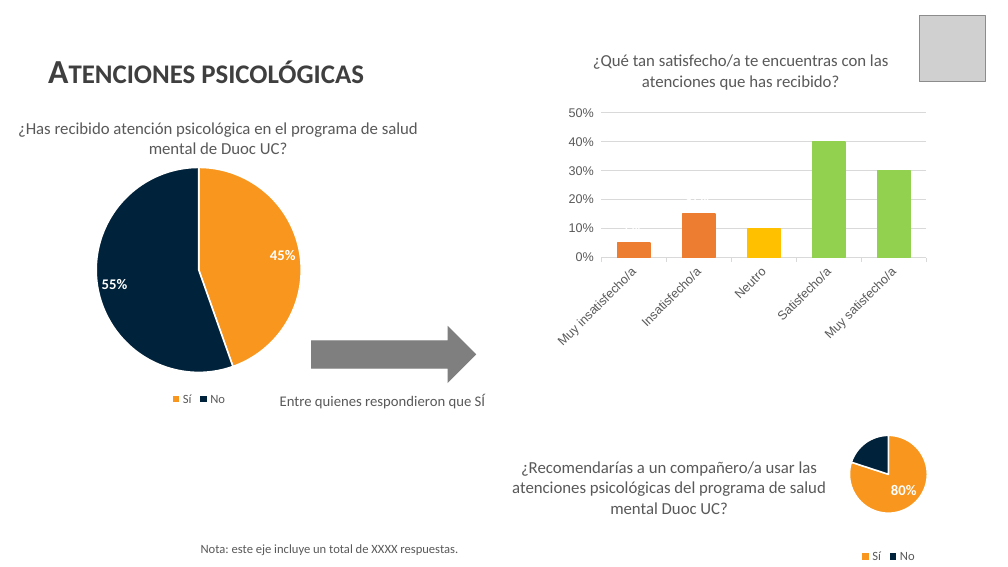
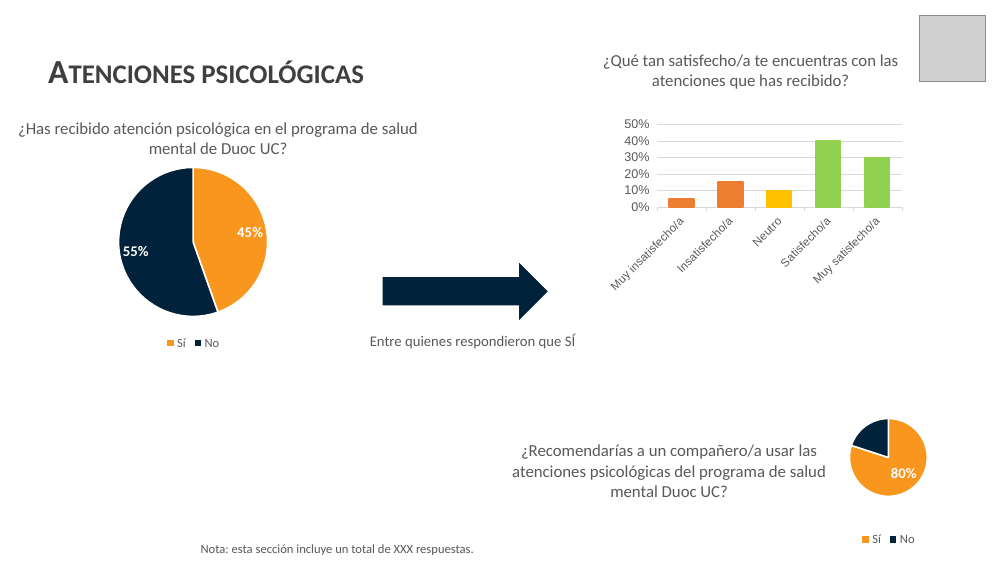
Before and after one commit to SebaValenzuela/RBDUOC2025, a slide deck: slide 64 of reports/templates/template-prueba.pptx. Drawn at 1008x567 pixels with LibreOffice and Linux fonts; fonts in the diff are those of the drawing; grey boxes stand for pictures; background and template pictures are left out. Boxes give left, top, right and bottom in pixels: in the first picture for what was removed or moved away, otherwise in the second. Text is boxed around its words. In the diff, an @@ line names an element or a change of style, - is before the commit and + after.

```diff
--- a/reports/templates/template-prueba.pptx
+++ b/reports/templates/template-prueba.pptx
@@ text "¿Qué tan satisfecho/a te encuentras ...": place and size @@
-text "¿Qué tan satisfecho/a te encuentras ..." at (593, 54, 888, 90)
+text "¿Qué tan satisfecho/a te encuentras ..." at (603, 54, 898, 89)
@@ column chart at (602, 114, 909, 296) @@
@@ data labels of Series 1 removed @@
@@ category axis changed @@
@@ column chart: place and size @@
-column chart at (547, 101, 934, 354)
+column chart at (602, 114, 909, 296)
@@ pie chart: place and size @@
-pie chart at (0, 157, 426, 410)
+pie chart at (5, 157, 380, 354)
@@ right arrow added at (383, 264, 547, 318), fill #00223A, outline #00223A 1 pt @@
@@ right arrow removed at (312, 327, 476, 382) @@
@@ text "Entre quienes respondieron que SÍ": place and size @@
-text "Entre quienes respondieron que SÍ" at (280, 394, 485, 409)
+text "Entre quienes respondieron que SÍ" at (370, 333, 575, 349)
@@ pie chart: place and size @@
-pie chart at (737, 408, 1008, 567)
+pie chart at (737, 391, 1008, 550)
@@ text "¿Recomendarías a un compañero/a usar ...": place and size @@
-text "¿Recomendarías a un compañero/a usar ..." at (512, 461, 826, 514)
+text "¿Recomendarías a un compañero/a usar ..." at (512, 444, 826, 497)
@@ text at (201, 544, 474, 555): text changed @@
-Nota: este eje incluye un total de XXXX respuestas.
+Nota: esta sección incluye un total de XXX respuestas.
```
Also in this commit, not shown: 16 other slides changed, 13 other files.
